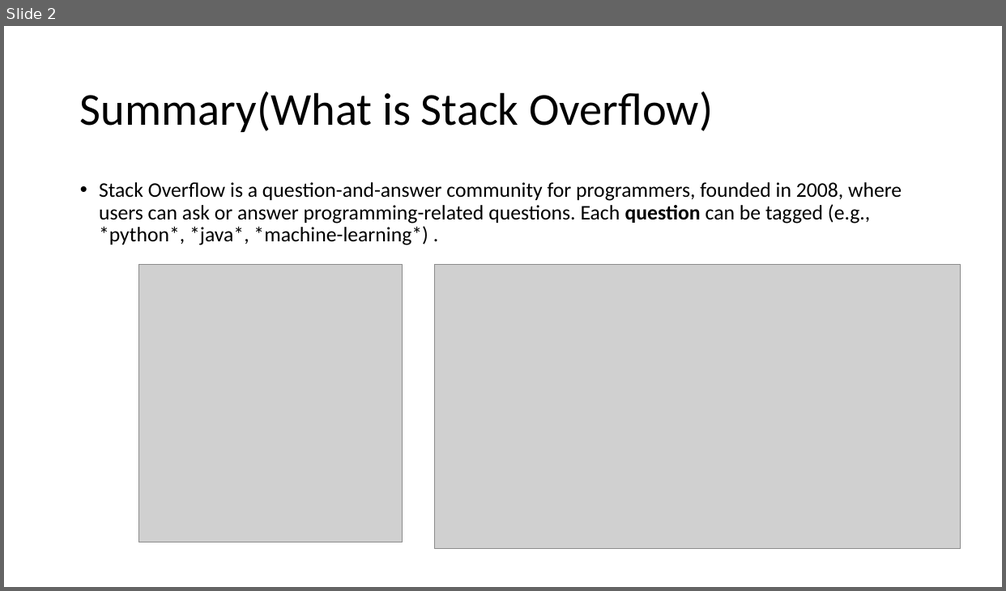
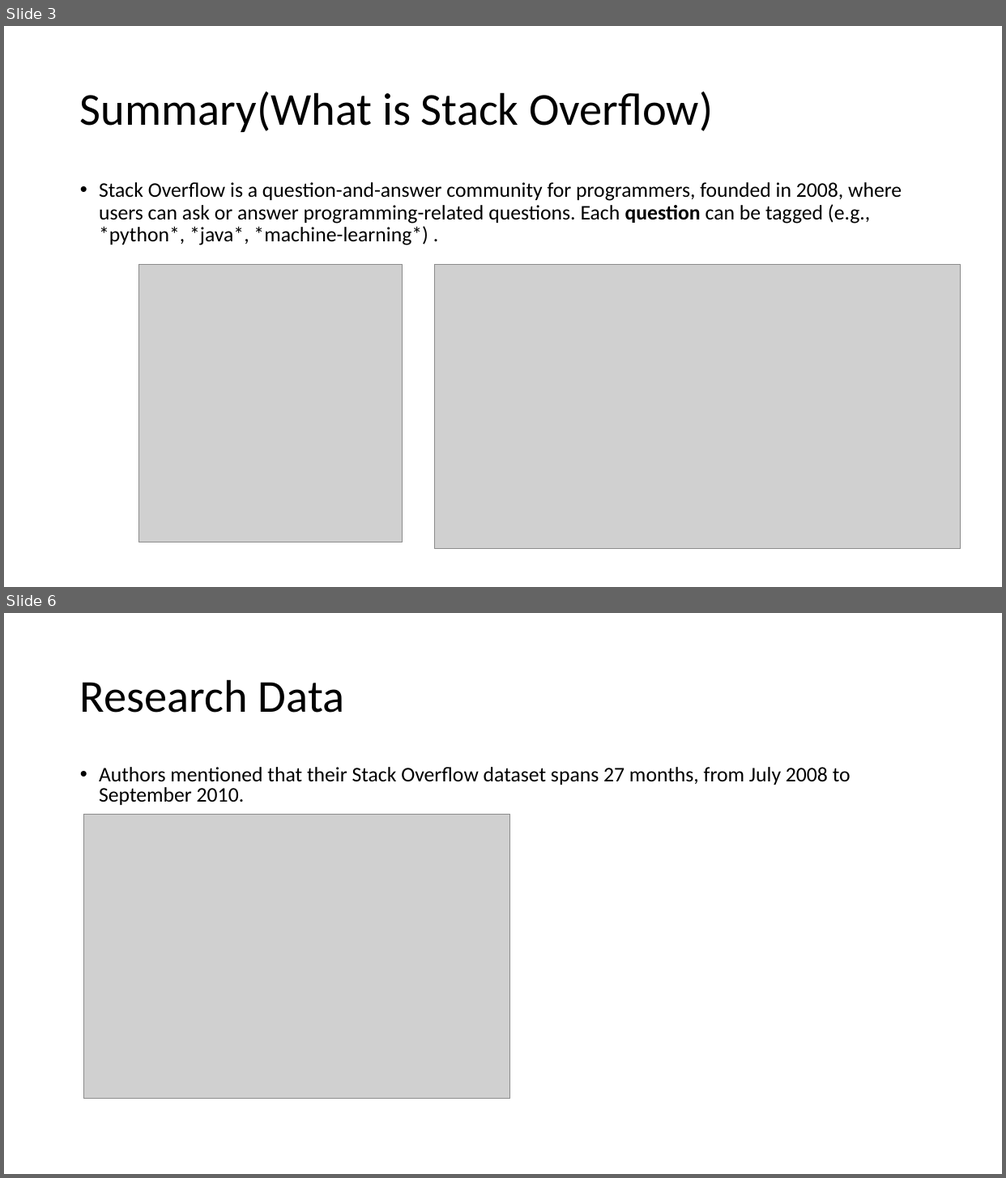
Before and after one commit to chengkaiyang2025/course, a slide deck: assignments/assignment_4/stackoverflow.pptx. Shown one above the other, each under a label of ours: slide 2 before the commit, slides 3 and 6 after it; the slides between them are not shown. The pictures are 1006x591 and 1006x1178 pixels, drawn with LibreOffice and Linux fonts; fonts in the diff are those of the drawing; grey boxes stand for pictures. Boxes give left, top, right and bottom in pixels: in the first picture for what was removed or moved away, otherwise in the second. Text is boxed around its words. In the diff, an @@ line names an element or a change of style, - is before the commit and + after.

```diff
--- a/assignments/assignment_4/stackoverflow.pptx
+++ b/assignments/assignment_4/stackoverflow.pptx
@@ slide 6 added at [4, 613, 1002, 1174], background #FFFFFF @@
@@ title added at [80, 679, 345, 713], 44 pt, text #000000 @@
+Research Data
@@ text added at [99, 767, 850, 805], 20 pt, text #000000 @@
+• Authors mentioned that their Stack Overflow dataset spans 27 months, from July 2008 to September 2010.
@@ picture added at [83, 815, 510, 1099] @@
@@ what was slide 2 is now slide 3 @@
```
Also in this commit, not shown: 7 slides changed, 9 other slides added, 1 other file.
